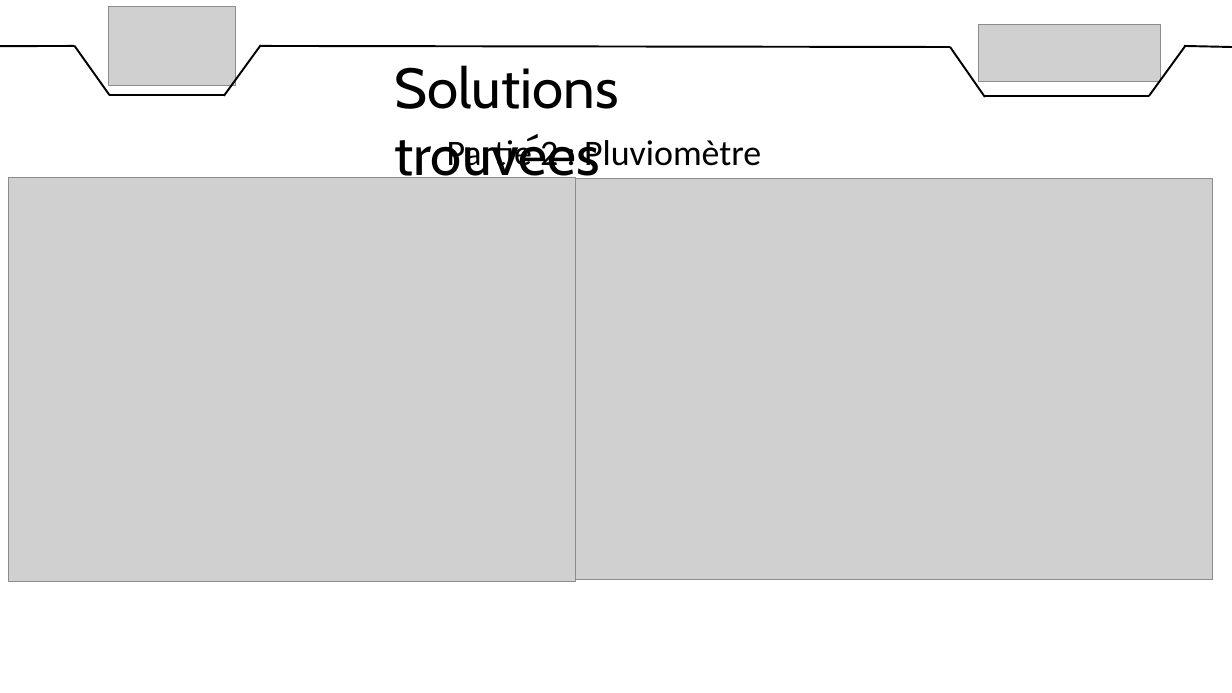
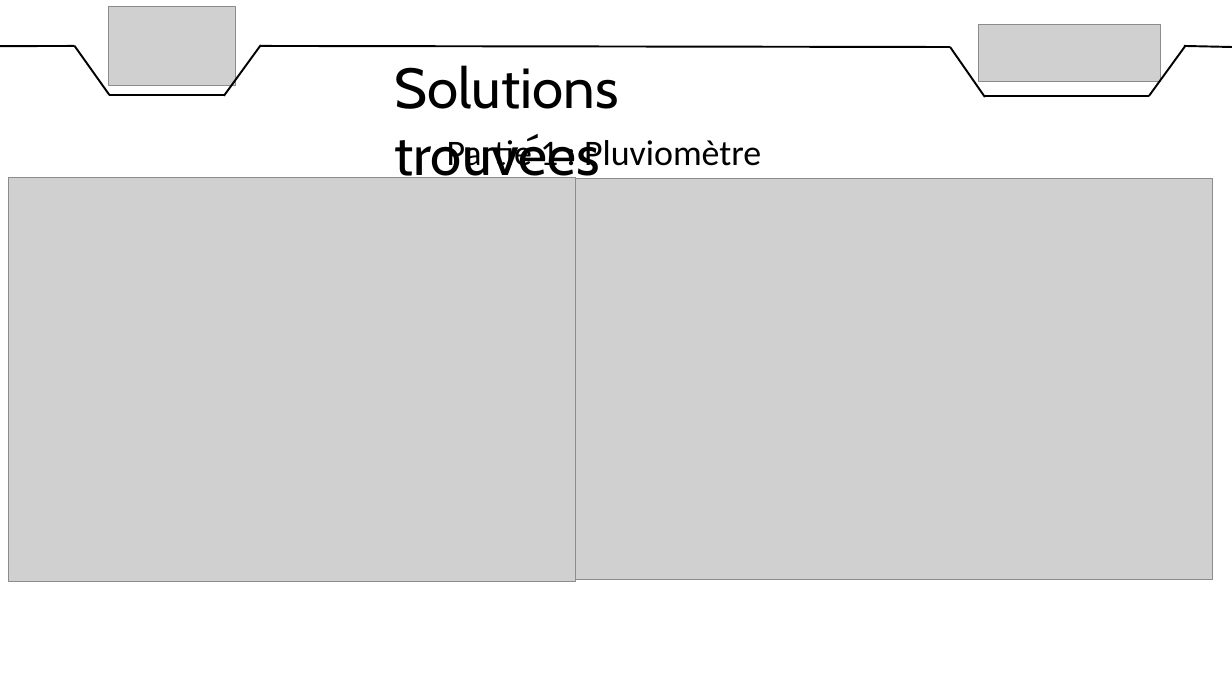
Before and after one commit to DylanChe/SupervisionSerre, a slide deck: slide 13 of oral_projet/revue_2/diaporama_revue_2_dylan.pptx. Drawn at 1232x693 pixels with LibreOffice and Linux fonts; fonts in the diff are those of the drawing; grey boxes stand for pictures. Boxes give left, top, right and bottom in pixels: in the first picture for what was removed or moved away, otherwise in the second. Text is boxed around its words. In the diff, an @@ line names an element or a change of style, - is before the commit and + after.

```diff
--- a/oral_projet/revue_2/diaporama_revue_2_dylan.pptx
+++ b/oral_projet/revue_2/diaporama_revue_2_dylan.pptx
@@ text at box(447, 136, 761, 174): text changed @@
-Partie 2 : Pluviomètre
+Partie 1 : Pluviomètre
```
Also in this commit, not shown: 3 other slides changed, 1 slide added.
